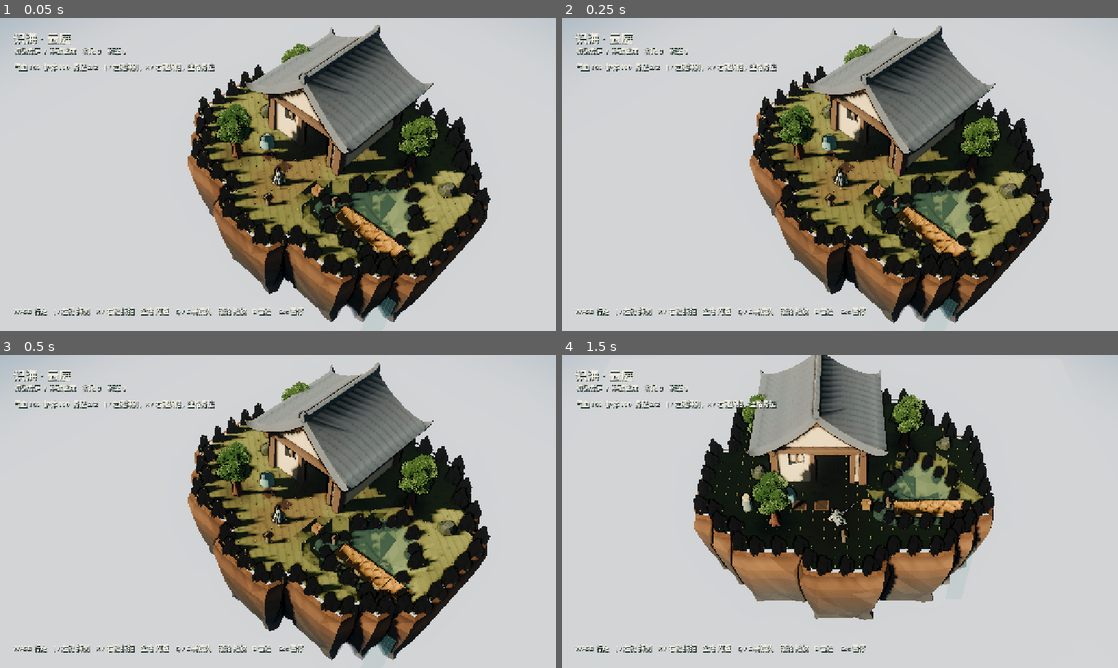
Above: before the commit, frames 1-4 (two rows, left to right).
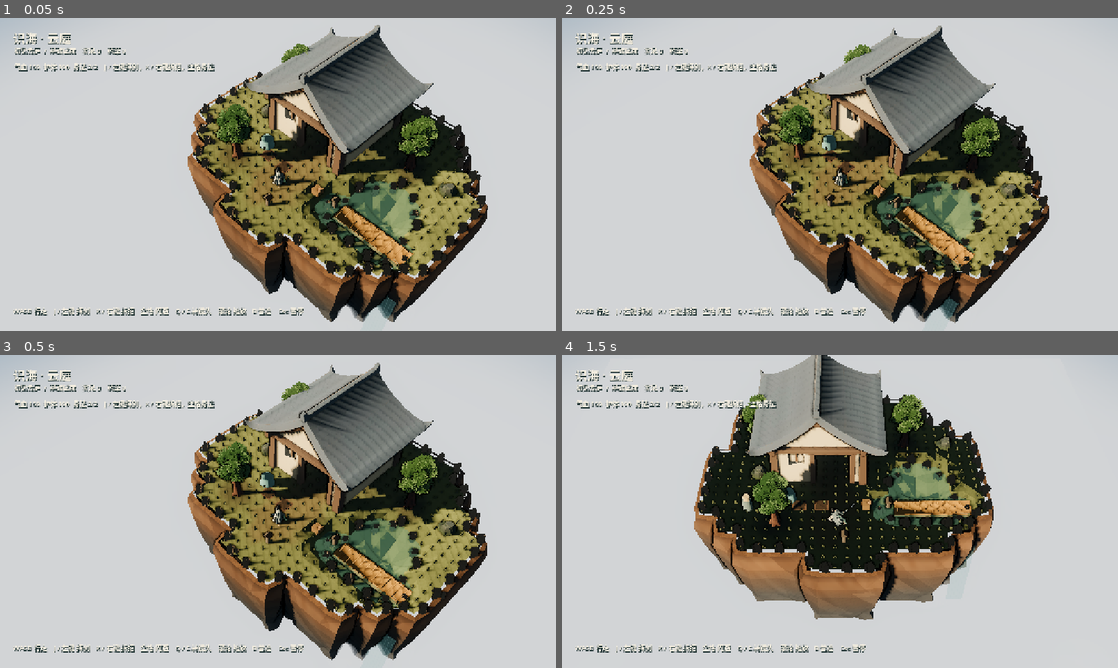
Above: after the commit, the same moments.

Repository: YI1219/Idle_and_incremental_game
Game: Godot game, scene res://scenes/play.tscn
The game is run twice, just before and just after one commit, with the same random seed, the same clock (stepped at 60 frames per second) and the same inputs.
Inputs (mouse positions are in pixels of both pictures, inside the frame that each line leads up to):
- Up to frame 1 (0.05 s): no input
- Up to frame 2 (0.25 s): no input
- Up to frame 3 (0.5 s): no input
- Up to frame 4 (1.5 s): tap Enter at 0.5 s; move the mouse to (962, 495) at 0.52 s; hold D (move_right) 0.53-1.25 s; hold Q (camera_left) 0.53-1.25 s; click (962, 495) at 0.67 s; tap Space at 0.77 s; drag from (728, 527) to (812, 574) at 1.27 s

The runs differ from the first frame. In frame 1, 5.8% of the frame differs, in the area x 34-89%, y 14-85%; in frame 2, 5.8%; in frame 3, 5.8%; in frame 4, 2.9%.

Commit message:
Sit rim rocks upright and make grass tufts readable.
Kit rim meshes are 2-4 m hanging bakes; flip them to sitting
stones, normalize to ~0.4-0.7 m, and fix inverted normals that
rendered as a black palisade. Widen tuft cards so they read at
the play camera; cluster a few pebbles and flowers.

Co-authored-by: YI <YI1219@users.noreply.github.com>

Diff:
--- a/scripts/world/island_heightfield.gd
+++ b/scripts/world/island_heightfield.gd
@@ -74,7 +74,7 @@
 	_water_material = _make_water_material()
 	_fall_material = _make_fall_material()
 	_water_node.material_override = _water_material
-	_tuft_mm = _make_mm("GrassTufts", _tuft_mesh(), _mat(Color("6a7548")))
+	_tuft_mm = _make_mm("GrassTufts", _tuft_mesh(), _mat(Color("586344")))
 	_tuft_mm.cast_shadow = GeometryInstance3D.SHADOW_CASTING_SETTING_ON
 	_pebble_mm = _make_mm("Pebbles", _pebble_mesh(), _mat(Color("6b6256")))
 	_flower_mm = _make_mm("Flowers", _flower_mesh(), _mat(Color("c4b06a")))
@@ -524,15 +524,15 @@
 				if nse.y > 0.80 and density > 0.48:
 					tall = 1.7 + nse.x * 1.1
 				tufts.append(Transform3D(Basis(Vector3.UP, yaw).scaled(Vector3(0.90 + nse.y * 0.45, tall, 0.90 + nse.x * 0.35)), Vector3(at.x, h + 0.01, at.z)))
-				if nse.y > 0.93 and nse.x > 0.42:
-					flowers.append(Transform3D(Basis(Vector3.UP, yaw + 1.2).scaled(Vector3.ONE * (0.9 + nse.x * 0.35)), Vector3(at.x + 0.06, h + 0.01, at.z - 0.04)))
+				if nse.y > 0.86 and nse.x > 0.28:
+					flowers.append(Transform3D(Basis(Vector3.UP, yaw + 1.2).scaled(Vector3.ONE * (1.1 + nse.x * 0.4)), Vector3(at.x + 0.06, h + 0.01, at.z - 0.04)))
 			var clump := Heightfield._hash2(float(cx) * 0.37 + float(field.seed), float(cz) * 0.41)
-			if clump.x > 0.82 and density > 0.40:
+			if clump.x > 0.70 and density > 0.30:
 				var mid := origin + Vector2(field.spacing * 0.5, field.spacing * 0.5)
 				var h2 := field.sample_height(Vector3(mid.x, 0.0, mid.y))
-				pebbles.append(Transform3D(Basis(Vector3.UP, clump.y * TAU).scaled(Vector3(0.09, 0.055, 0.07)), Vector3(mid.x, h2 + 0.015, mid.y)))
-				if clump.y > 0.55:
-					pebbles.append(Transform3D(Basis(Vector3.UP, clump.x * 4.0).scaled(Vector3(0.06, 0.04, 0.05)), Vector3(mid.x + 0.12, h2 + 0.012, mid.y - 0.08)))
+				pebbles.append(Transform3D(Basis(Vector3.UP, clump.y * TAU).scaled(Vector3(0.11, 0.07, 0.09)), Vector3(mid.x, h2 + 0.018, mid.y)))
+				if clump.y > 0.45:
+					pebbles.append(Transform3D(Basis(Vector3.UP, clump.x * 4.0).scaled(Vector3(0.07, 0.05, 0.06)), Vector3(mid.x + 0.12, h2 + 0.014, mid.y - 0.08)))
 	_fill_mm(_tuft_mm, tufts)
 	_fill_mm(_pebble_mm, pebbles)
 	_fill_mm(_flower_mm, flowers)
@@ -599,22 +599,25 @@
 					var name := names[int(nse.x * float(names.size())) % names.size()]
 					var piece: Dictionary = RockKit.piece(name)
 					var src_h := maxf(float(piece.get("height", 0.35)), 0.15)
-					var unit := 0.52 / src_h
+					var src_w := maxf(float(piece.get("width", 0.40)), 0.15)
+					var unit_h := 0.38 / src_h
+					var unit_w := 0.46 / src_w
 					var h := field.sample_height(Vector3(p.x, 0.0, p.y))
 					var yaw := nse.x * TAU
-					var tilt := (nse.y - 0.5) * 0.10
-					var sx := unit * (0.90 + nse.x * 0.45)
-					var sy := unit * ((1.40 + nse.y * 0.80) if not lake else (1.15 + nse.y * 0.50))
-					var sz := unit * (0.95 + nse.y * 0.35)
-					var basis := Basis.from_euler(Vector3(PI + tilt, yaw, (nse.x - 0.5) * 0.10))
+					var tilt := (nse.y - 0.5) * 0.08
+					var sx := unit_w * (0.85 + nse.x * 0.40)
+					var sy := unit_h * ((1.20 + nse.y * 0.55) if not lake else (0.95 + nse.y * 0.40))
+					var sz := unit_w * (0.90 + nse.y * 0.30)
+					# Sitting mesh stands +Y from the origin. Bury the base into the shoulder.
+					var basis := Basis.from_euler(Vector3(tilt, yaw, (nse.x - 0.5) * 0.08))
 					basis = basis.scaled(Vector3(sx, sy, sz))
 					var xf := Transform3D(basis, Vector3(p.x + (nse.y - 0.5) * 0.14, h + bury, p.y + (nse.x - 0.5) * 0.14))
 					(by_name[name] as Array).append(xf)
 					placed += 1
 					if placed % 6 == 0 and names.size() > 1:
 						var small := names[int(nse.y * float(names.size())) % names.size()]
-						var sb := Basis.from_euler(Vector3(PI, yaw + 0.8, 0.0)).scaled(Vector3(sx * 0.52, sy * 0.50, sz * 0.52))
-						(by_name[small] as Array).append(Transform3D(sb, Vector3(p.x + 0.28, h + bury * 0.7, p.y - 0.16)))
+						var sb := Basis.from_euler(Vector3(0.0, yaw + 0.8, 0.0)).scaled(Vector3(sx * 0.55, sy * 0.52, sz * 0.55))
+						(by_name[small] as Array).append(Transform3D(sb, Vector3(p.x + 0.26, h + bury * 0.65, p.y - 0.14)))
 				t += 0.18
 			acc += seg
 
@@ -631,13 +634,38 @@
 	if piece.is_empty() or piece.get("mesh") == null:
 		return null
 	var mat := StandardMaterial3D.new()
-	mat.albedo_color = Color("6d6256")
-	mat.roughness = 0.95
+	mat.albedo_color = Color("8a7d6e")
+	mat.roughness = 0.94
 	mat.specular_mode = BaseMaterial3D.SPECULAR_DISABLED
-	var node := _make_mm("Kit_%s" % p_name, piece["mesh"], mat)
+	var node := _make_mm("Kit_%s" % p_name, _sitting_mesh(piece["mesh"]), mat)
 	node.cast_shadow = GeometryInstance3D.SHADOW_CASTING_SETTING_ON
 	_kit_mms[p_name] = node
+	print("rim kit %s h=%.2f w=%.2f" % [p_name, float(piece.get("height", 0.0)), float(piece.get("width", 0.0))])
 	return node
+
+
+func _sitting_mesh(src: ArrayMesh) -> ArrayMesh:
+	## Kit bake hangs -Y from the origin. Flip to a sitting stone with origin at the base.
+	if src == null or src.get_surface_count() == 0:
+		return src
+	var faces := src.get_faces()
+	if faces.is_empty():
+		return src
+	var st := SurfaceTool.new()
+	st.begin(Mesh.PRIMITIVE_TRIANGLES)
+	for i in range(0, faces.size(), 3):
+		var a: Vector3 = Vector3(faces[i].x, -faces[i].y, faces[i].z)
+		var b: Vector3 = Vector3(faces[i + 2].x, -faces[i + 2].y, faces[i + 2].z)
+		var c: Vector3 = Vector3(faces[i + 1].x, -faces[i + 1].y, faces[i + 1].z)
+		var n := (b - a).cross(c - a)
+		if n.length_squared() < 1e-12:
+			continue
+		n = n.normalized()
+		for p in [a, b, c]:
+			st.set_normal(n)
+			st.add_vertex(p)
+	var out := st.commit()
+	return out if out.get_surface_count() > 0 else src
 
 
 func _add_lily(at: Vector3, radius: float) -> void:
@@ -696,17 +724,19 @@
 func _tuft_mesh() -> ArrayMesh:
 	var st := SurfaceTool.new()
 	st.begin(Mesh.PRIMITIVE_TRIANGLES)
-	var blades := [0.0, 0.85, 1.70, 2.55, 3.40, 4.25]
-	for i in blades.size():
-		var b := Basis(Vector3.UP, blades[i])
-		var lift := 0.14 + float(i % 3) * 0.03
-		var a := b * Vector3(-0.014, 0.0, 0.0)
-		var c := b * Vector3(0.014, 0.0, 0.0)
-		var tip := b * Vector3(0.0, lift, 0.022)
-		st.set_normal(Vector3.UP)
-		st.add_vertex(a)
-		st.add_vertex(tip)
-		st.add_vertex(c)
+	for i in 3:
+		var b := Basis(Vector3.UP, float(i) * TAU / 3.0)
+		var w := 0.055
+		var lift := 0.20 + float(i % 2) * 0.04
+		var bl := b * Vector3(-w, 0.0, 0.0)
+		var br := b * Vector3(w, 0.0, 0.0)
+		var tl := b * Vector3(-w * 0.28, lift, 0.012)
+		var tr := b * Vector3(w * 0.28, lift, 0.012)
+		var n := (Vector3.UP + b * Vector3(0.0, 0.0, 1.0)).normalized()
+		for tri in [[bl, tl, tr], [bl, tr, br]]:
+			for p in tri:
+				st.set_normal(n)
+				st.add_vertex(p)
 	st.generate_normals()
 	return st.commit()
 
--- a/shaders/world/island_heightfield.gdshader
+++ b/shaders/world/island_heightfield.gdshader
@@ -84,9 +84,9 @@
 		float broad = noise(p * 0.28) * 0.55 + noise(vec2(p.y, -p.x) * 0.28 + 2.1) * 0.45;
 		float mid = noise(p * 0.85);
 		float detail = noise(p * 14.0);
-		vec3 grass = mix(moss_color.rgb, meadow_color.rgb, smoothstep(0.30, 0.70, broad));
-		grass = mix(grass, shade_grass.rgb, (mid - 0.5) * 0.22 + 0.10);
-		grass += (detail - 0.5) * 0.018;
+		vec3 grass = mix(moss_color.rgb, meadow_color.rgb, smoothstep(0.28, 0.72, broad));
+		grass = mix(grass, shade_grass.rgb, (mid - 0.5) * 0.32 + 0.08);
+		grass += (detail - 0.5) * 0.028;
 		float inland = clamp(vcol.g, 0.0, 1.0);
 		float path = 0.0;
 		for (int i = 0; i < 8; i++) {
--- a/shaders/world/island_lake.gdshader
+++ b/shaders/world/island_lake.gdshader
@@ -1,7 +1,7 @@
 shader_type spatial;
 render_mode blend_mix, depth_draw_opaque, cull_back, diffuse_burley;
-uniform vec4 shallow : source_color = vec4(0.16, 0.52, 0.50, 0.62);
-uniform vec4 deep : source_color = vec4(0.04, 0.28, 0.34, 0.82);
+uniform vec4 shallow : source_color = vec4(0.10, 0.56, 0.54, 0.58);
+uniform vec4 deep : source_color = vec4(0.03, 0.32, 0.38, 0.80);
 uniform vec4 foam_color : source_color = vec4(0.78, 0.90, 0.86, 0.70);
 varying vec3 world_pos;
 varying float shore;
